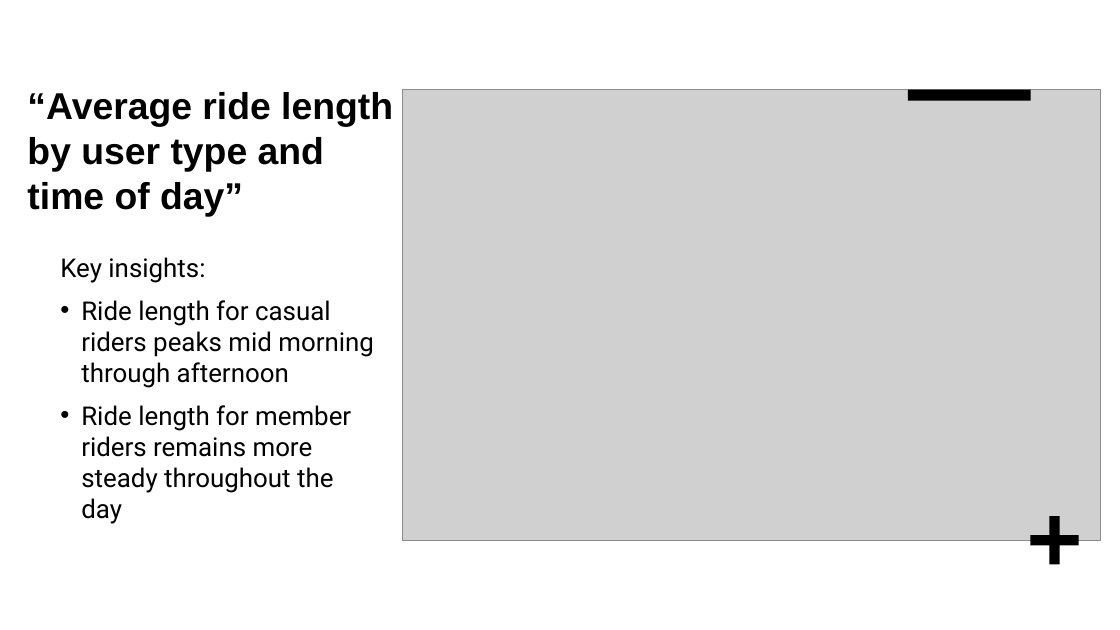
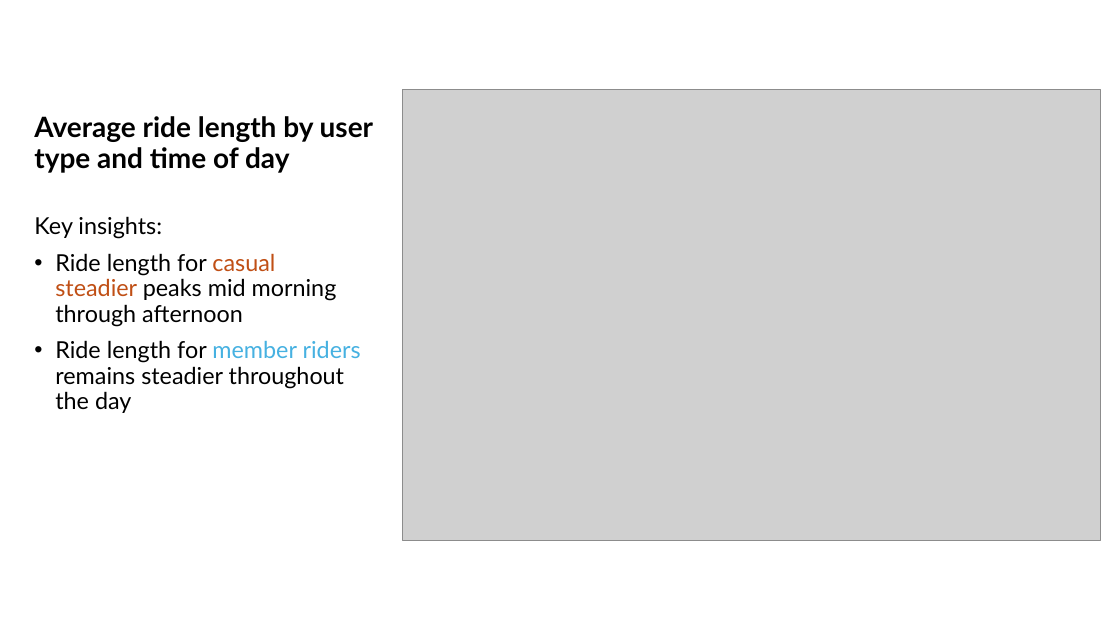
Before and after one commit to aruzhanKar/-Cyclistic-bike-share-analysis-case-study-, a slide deck: slide 5 of Cyclistic visualizations .pptx. Drawn at 1120x630 pixels with LibreOffice and Linux fonts; fonts in the diff are those of the drawing; grey boxes stand for pictures. Boxes give left, top, right and bottom in pixels: in the first picture for what was removed or moved away, otherwise in the second. Text is boxed around its words. In the diff, an @@ line names an element or a change of style, - is before the commit and + after.

```diff
--- a/Cyclistic visualizations .pptx
+++ b/Cyclistic visualizations .pptx
@@ rectangle removed at (0,0,1120,630) @@
@@ title "Average ride length by user ..." at (34,116,373,173): vertical alignment top to middle @@
@@ title at (34,116,373,173): text changed; size 32 to 24 pt; font Arial to Lato @@
-“Average ride length by user type and time of day”
+Average ride length by user type and time of day
@@ rectangle removed at (566,101,1078,630) @@
@@ rectangle removed at (908,90,1031,101) @@
@@ text "Key insights:": place and size @@
-text "Key insights:" at (60,257,374,524)
+text "Key insights:" at (34,216,361,413)
@@ text at (34,216,162,239): size 22.2 to 20 pt, font Roboto to Lato in "Key insights:"; line spacing 1 to 0.9 @@
@@ text at (55,253,361,413): text changed; size 22.2 to 20 pt; font Roboto to Lato @@
-• Ride length for casual riders peaks mid morning through afternoon
-• Ride length for member riders remains more steady throughout the day
+• Ride length for casual steadier peaks mid morning through afternoon
+• Ride length for member riders remains steadier throughout the day
@@ plus removed at (1031,516,1079,564) @@
```
Also in this commit, not shown: 14 other slides changed.
